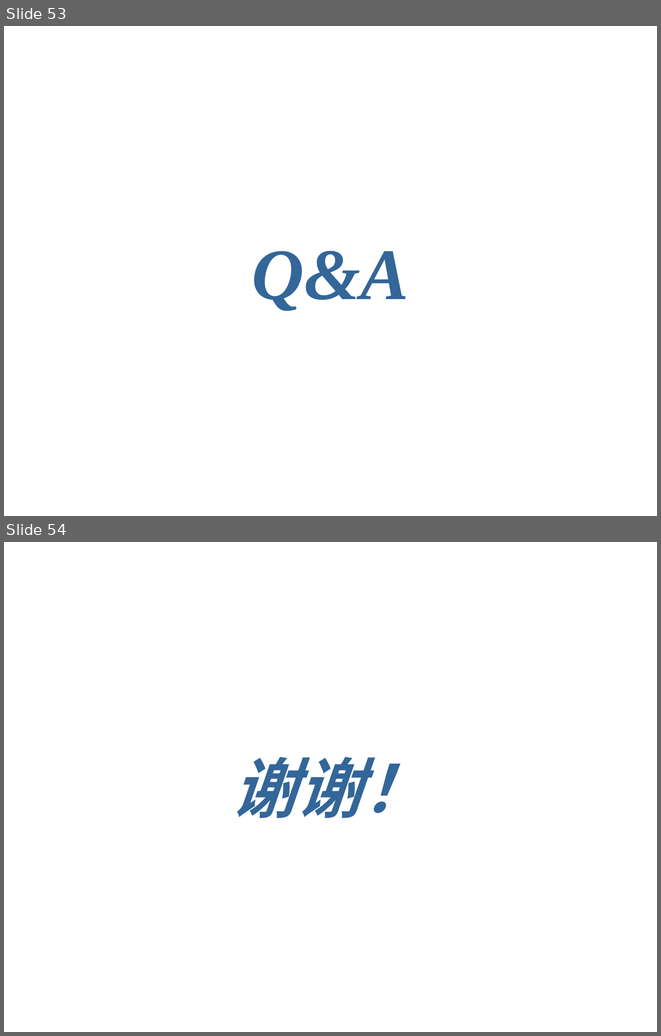
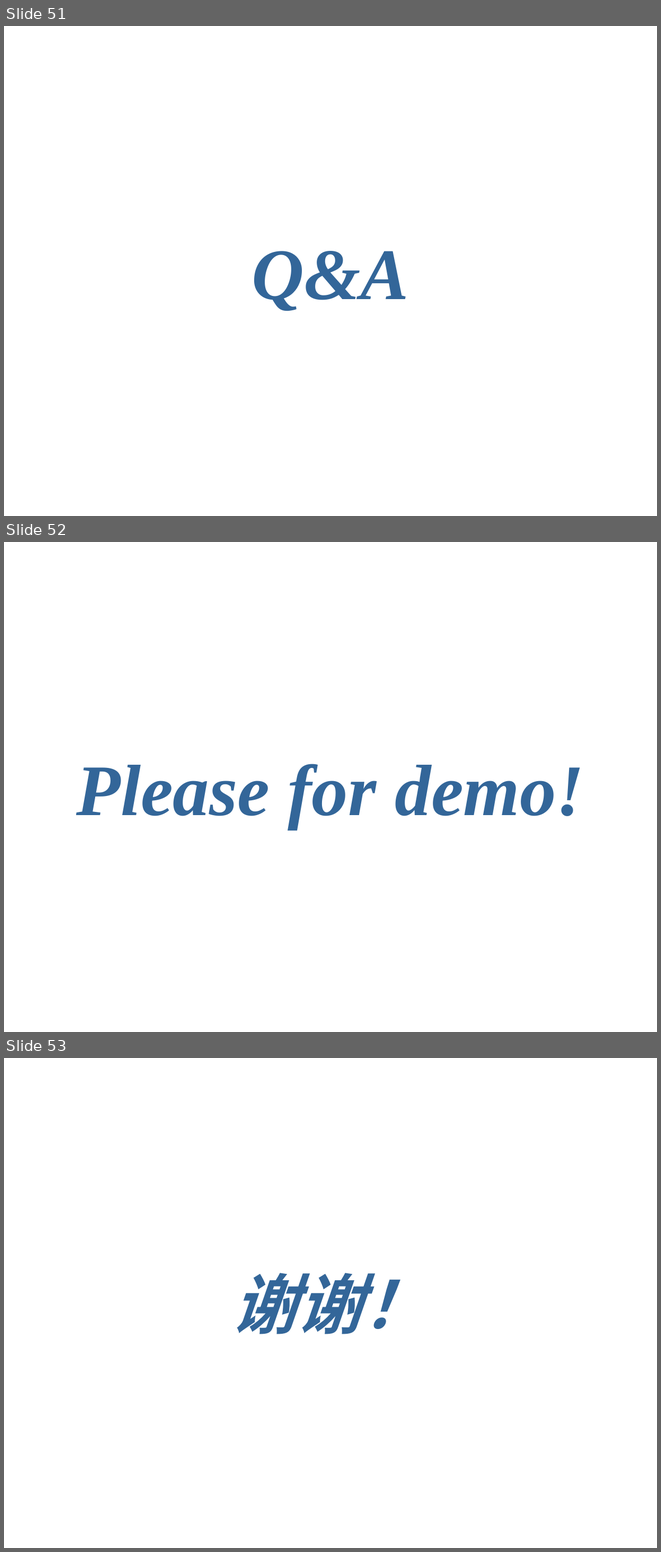
Before and after one commit to zen1995/rucmChecker, a slide deck: finalReport/RUCMChecker_final_report.pptx. Shown one above the other, each under a label of ours: slides 53 and 54 before the commit, slides 51, 52 and 53 after it. The pictures are 661x1036 and 661x1552 pixels, drawn with LibreOffice and Linux fonts; fonts in the diff are those of the drawing; background and template pictures are left out. Boxes give left, top, right and bottom in pixels: in the first picture for what was removed or moved away, otherwise in the second. Text is boxed around its words. In the diff, an @@ line names an element or a change of style, - is before the commit and + after.

Commit message:
update PPT for demo

```diff
--- a/finalReport/RUCMChecker_final_report.pptx
+++ b/finalReport/RUCMChecker_final_report.pptx
@@ slide 52 added at <box>4,542,657,1032</box>, background #FFFFFF @@
@@ text added at <box>77,764,584,829</box>, 80 pt, text #336699, bold, italic @@
+Please for demo!
@@ what was slide 53 is now slide 51 @@
@@ what was slide 54 is now slide 53 @@
```
Also in this commit, not shown: 2 slides removed.
